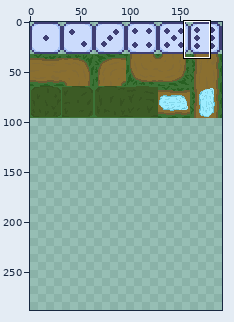
Sprite sheet -- GameJam/Assets/Artwork/cube_and_grounds.png. Above: a wide view before the commit, with the close-up outlined.
Close-up. Before the edit:
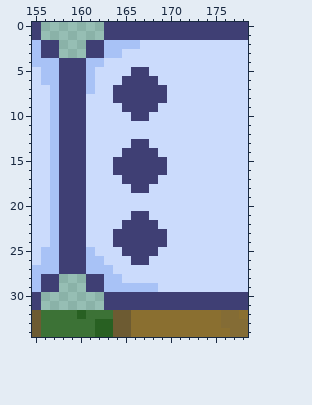
The file is 384x192 pixels, drawn in blocks of 2x2; one block is one cell here. Shown: x 155..178, y 0..34. The old version is drawn lined up with the new one, on the new canvas. The commit also changed other parts of the picture, which this record leaves out.
Now the later version:
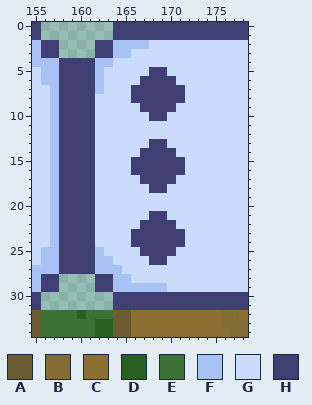
Palette (. is transparent): A #6d5b32  B #846c35  C #8a6f30  D #286022  E #3c7236  F #a8c2f6  G #cbdbfc  H #3f3f74
From old to new:
{"change": "canvas 192x96 -> 192x288"}
{"y":0,"x":163,"old":"H","new":"."}
{"y":1,"x":163,"old":"H","new":"."}
{"y":2,"x":161,"old":"H","new":"."}
{"y":2,"x":163,"old":"F","new":"H"}
{"y":2,"x":167,"old":"G","new":"F"}
{"y":3,"x":161,"old":"H","new":"."}
{"y":3,"x":163,"old":"F","new":"H"}
{"y":3,"x":165,"old":"G","new":"F"}
{"y":4,"x":161,"old":"F","new":"H"}
{"y":4,"x":163,"old":"G","new":"F"}
{"y":5,"x":161,"old":"FG","new":"HF"}
{"y":5,"x":166,"old":"HHGG","new":"GGHH"}
{"y":6,"x":161,"old":"FG","new":"HF"}
{"y":6,"x":165,"old":"HH","new":"GG"}
{"y":6,"x":169,"old":"GG","new":"HH"}
{"y":7,"x":161,"old":"FG","new":"HF"}
{"y":7,"x":164,"old":"HH","new":"GG"}
{"y":7,"x":170,"old":"GG","new":"HH"}
{"y":8,"x":161,"old":"G","new":"H"}
{"y":8,"x":164,"old":"HH","new":"GG"}
{"y":8,"x":170,"old":"GG","new":"HH"}
{"y":9,"x":161,"old":"G","new":"H"}
{"y":9,"x":165,"old":"HH","new":"GG"}
{"y":9,"x":169,"old":"GG","new":"HH"}
{"y":10,"x":161,"old":"G","new":"H"}
{"y":10,"x":166,"old":"HHGG","new":"GGHH"}
{"y":11,"x":161,"old":"G","new":"H"}
{"y":12,"x":161,"old":"G","new":"H"}
{"y":13,"x":161,"old":"G","new":"H"}
{"y":13,"x":166,"old":"HHGG","new":"GGHH"}
{"y":14,"x":161,"old":"G","new":"H"}
{"y":14,"x":165,"old":"HH","new":"GG"}
{"y":14,"x":169,"old":"GG","new":"HH"}
{"y":15,"x":161,"old":"G","new":"H"}
{"y":15,"x":164,"old":"HH","new":"GG"}
{"y":15,"x":170,"old":"GG","new":"HH"}
{"y":16,"x":161,"old":"G","new":"H"}
{"y":16,"x":164,"old":"HH","new":"GG"}
{"y":16,"x":170,"old":"GG","new":"HH"}
{"y":17,"x":161,"old":"G","new":"H"}
{"y":17,"x":165,"old":"HH","new":"GG"}
{"y":17,"x":169,"old":"GG","new":"HH"}
{"y":18,"x":161,"old":"G","new":"H"}
{"y":18,"x":166,"old":"HHGG","new":"GGHH"}
{"y":19,"x":161,"old":"G","new":"H"}
{"y":20,"x":161,"old":"G","new":"H"}
{"y":21,"x":161,"old":"G","new":"H"}
{"y":21,"x":166,"old":"HHGG","new":"GGHH"}
{"y":22,"x":161,"old":"G","new":"H"}
{"y":22,"x":165,"old":"HH","new":"GG"}
{"y":22,"x":169,"old":"GG","new":"HH"}
{"y":23,"x":161,"old":"G","new":"H"}
{"y":23,"x":164,"old":"HH","new":"GG"}
{"y":23,"x":170,"old":"GG","new":"HH"}
{"y":24,"x":161,"old":"G","new":"H"}
{"y":24,"x":164,"old":"HH","new":"GG"}
{"y":24,"x":170,"old":"GG","new":"HH"}
{"y":25,"x":161,"old":"FG","new":"HF"}
{"y":25,"x":165,"old":"HH","new":"GG"}
{"y":25,"x":169,"old":"GG","new":"HH"}
{"y":26,"x":161,"old":"F","new":"H"}
{"y":26,"x":163,"old":"G","new":"F"}
{"y":26,"x":166,"old":"HHGG","new":"GGHH"}
{"y":27,"x":161,"old":"F","new":"H"}
{"y":27,"x":164,"old":"G","new":"F"}
{"y":28,"x":161,"old":"H","new":"."}
{"y":28,"x":163,"old":"F","new":"H"}
{"y":28,"x":165,"old":"G","new":"F"}
{"y":29,"x":161,"old":"H","new":"."}
{"y":29,"x":163,"old":"F","new":"H"}
{"y":29,"x":169,"old":"G","new":"F"}
{"y":30,"x":163,"old":"H","new":"."}
{"y":31,"x":163,"old":"H","new":"."}
